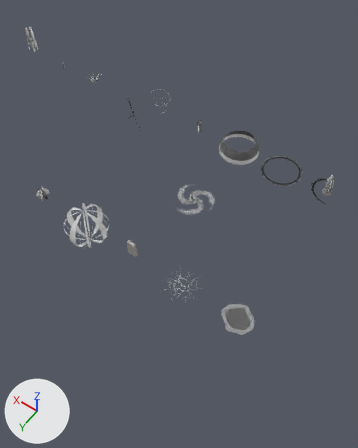
A saved change to the Blender file art/SpikeRushFX.blend.
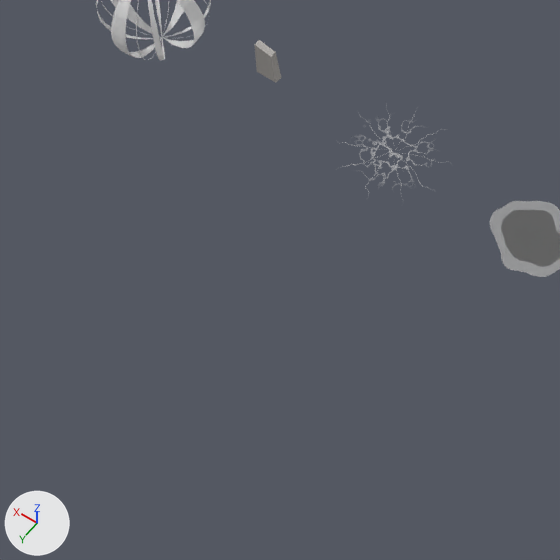
Each version is shown whole from a camera (50 mm lens) standing at (-16.9, 83.1, 86.9) and looking at (24.7, 24.8, -4.7), then close up on the part from 7% to 70% of the width and 50% to 100% of the height. Arrows for +X, +Y and +Z are at lower left; the lights stay in place. The older version's two pictures come first.

In view in the first close-up: 'FX_Bubble', 'FX_Scorch', 'FX_Slab' and 1 more.
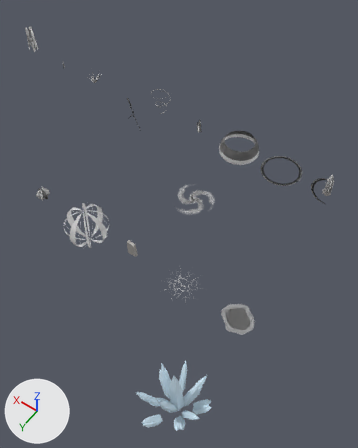
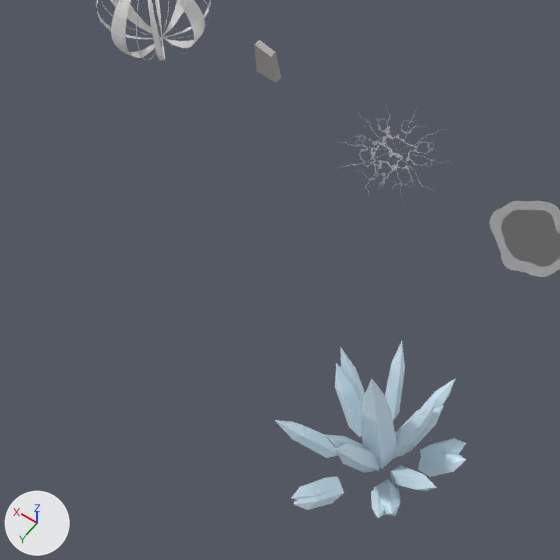
Changed parts and their boxes (x1, y1, x2, y2) in the close-ups (560 x 560 px):
'FX_IceMass', added (pale blue)
    after: (275, 341, 466, 518)

The change, as a list of edits to the scene's bpy script:
```text
Add mat_m_ice_plain:
    mat_m_ice_plain = principled_material('M_ice_plain')
    mat_m_ice_plain.base_color = (0.7, 0.88, 1.0)  # pale blue #daf1ff
Add me_fx_icemass:
    me_fx_icemass.from_pydata(...)  # 187 vertices, 170 faces; spans x -5.7..5.84, y -5.68..7.06, z -0.3..11.99
    me_fx_icemass.materials.append(mat_m_ice_plain)  # pale blue #daf1ff
Add ob_fx_icemass:
    ob_fx_icemass = bpy.data.objects.new('FX_IceMass', me_fx_icemass)
    ob_fx_icemass.location = (0.0, 60.0, 0.0)
    _m = ob_fx_icemass.modifiers.new('Tri', 'TRIANGULATE')
```
